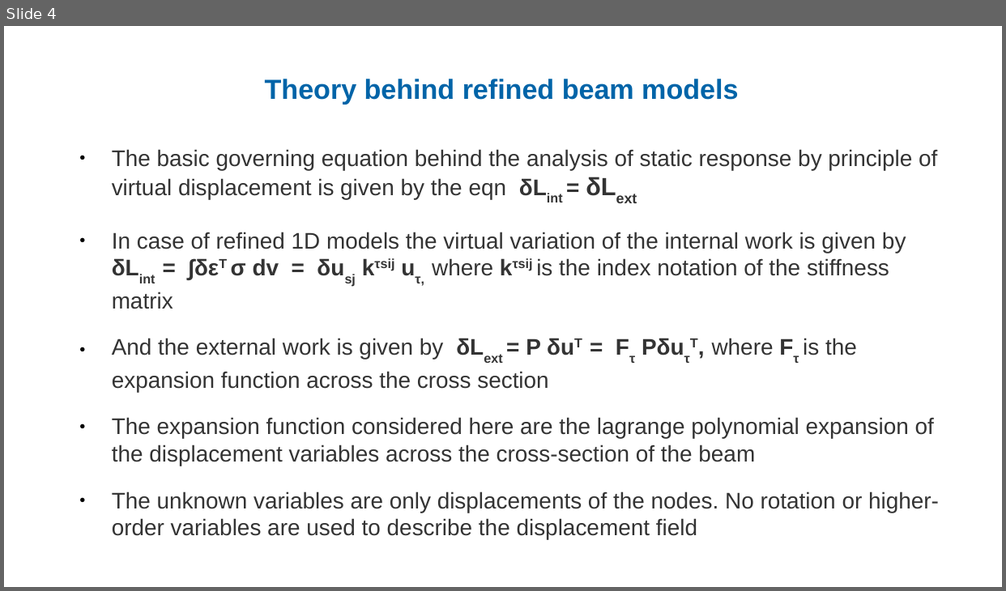
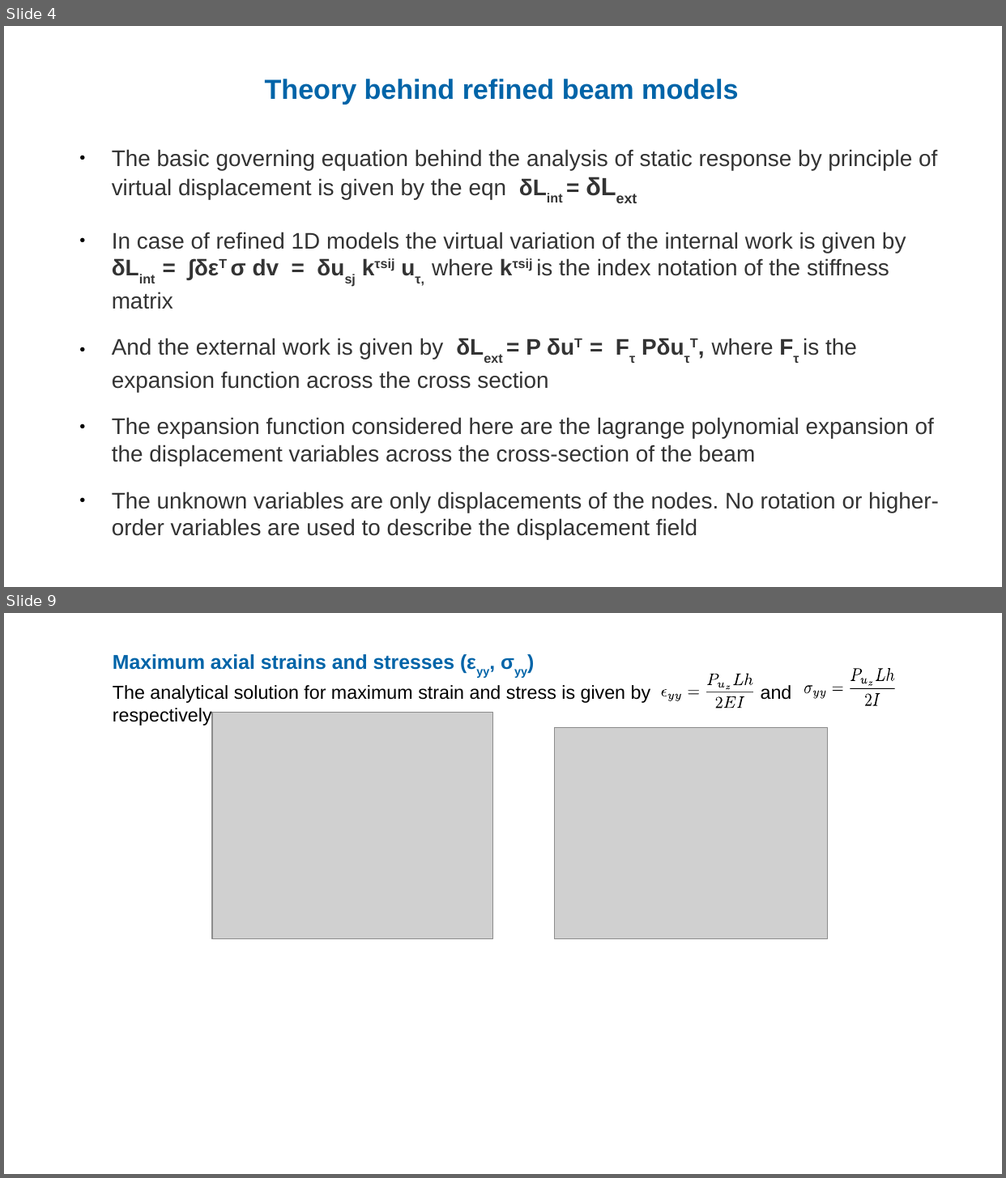
Before and after one commit to ARUN-PRAKASH-95/PPP-presentations, a slide deck: PPPSS19_63876_ARUN_PRAKASH_GANAPATHY.odp. Shown one above the other, each under a label of ours: slide 4 before the commit, slides 4 and 9 after it; the slides between them are not shown. The pictures are 1006x591 and 1006x1178 pixels, drawn with LibreOffice and Linux fonts; fonts in the diff are those of the drawing; grey boxes stand for pictures; background and template pictures are left out. Boxes give left, top, right and bottom in pixels: in the first picture for what was removed or moved away, otherwise in the second. Text is boxed around its words. In the diff, an @@ line names an element or a change of style, - is before the commit and + after.

```diff
--- a/PPPSS19_63876_ARUN_PRAKASH_GANAPATHY.odp
+++ b/PPPSS19_63876_ARUN_PRAKASH_GANAPATHY.odp
@@ slide 9 added at bbox=[4, 613, 1002, 1174], background #FFFFFF @@
@@ text added at bbox=[113, 654, 455, 670], 16 pt, text #0064A8, bold @@
+Maximum axial strains and stresses (εyy, σyy)
@@ text added at bbox=[113, 685, 792, 703], 15 pt, text #000000 @@
+The analytical solution for maximum strain and stress is given by and
+respectively
@@ group added at bbox=[662, 674, 754, 708]: 14 freeform shapes @@
@@ group added at bbox=[804, 668, 895, 706]: 13 freeform shapes @@
@@ picture added at bbox=[212, 713, 493, 939] @@
@@ picture added at bbox=[555, 728, 828, 939] @@
```
Also in this commit, not shown: 2 slides changed, 2 other slides added.
